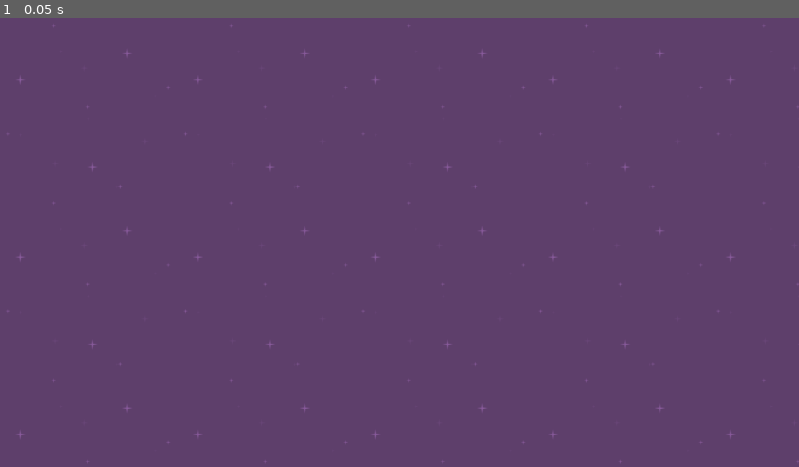
Above: before the commit, frame 1.
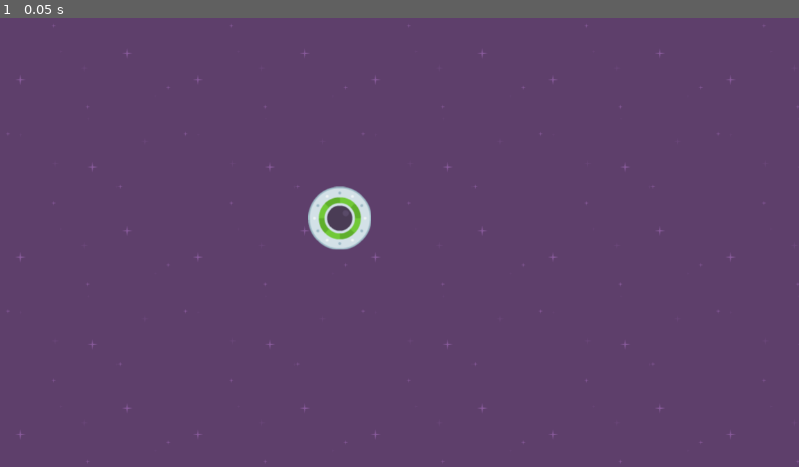
Above: after the commit, the same moment.

Repository: GSTranter/godot-4-tutorial_complete-2d
Game: Godot game, scene res://level_1.tscn
The game is run twice, just before and just after one commit, with the same random seed, the same clock (stepped at 60 frames per second) and the same inputs.
Inputs:
- Up to frame 1 (0.05 s): no input

The runs differ from the first frame. In frame 1, 0.8% of the frame differs, in the area x 38-47%, y 37-52%.

Commit message:
Player scene instances

Diff:
--- a/projects/speedy-saucer/level_1.tscn
+++ b/projects/speedy-saucer/level_1.tscn
@@ -1,6 +1,7 @@
 [gd_scene format=3 uid="uid://bvkv7av4i8btp"]
 
 [ext_resource type="Texture2D" uid="uid://bn1f6nj8wexf6" path="res://purple.png" id="1_3hls8"]
+[ext_resource type="PackedScene" uid="uid://dk10h1bcane41" path="res://player.tscn" id="2_hbghi"]
 
 [node name="Level1" type="Node2D" unique_id=1502563241]
 
@@ -9,3 +10,6 @@
 offset_bottom = 648.0
 texture = ExtResource("1_3hls8")
 stretch_mode = 1
+
+[node name="Player" parent="." unique_id=144497035 instance=ExtResource("2_hbghi")]
+position = Vector2(490, 289)
